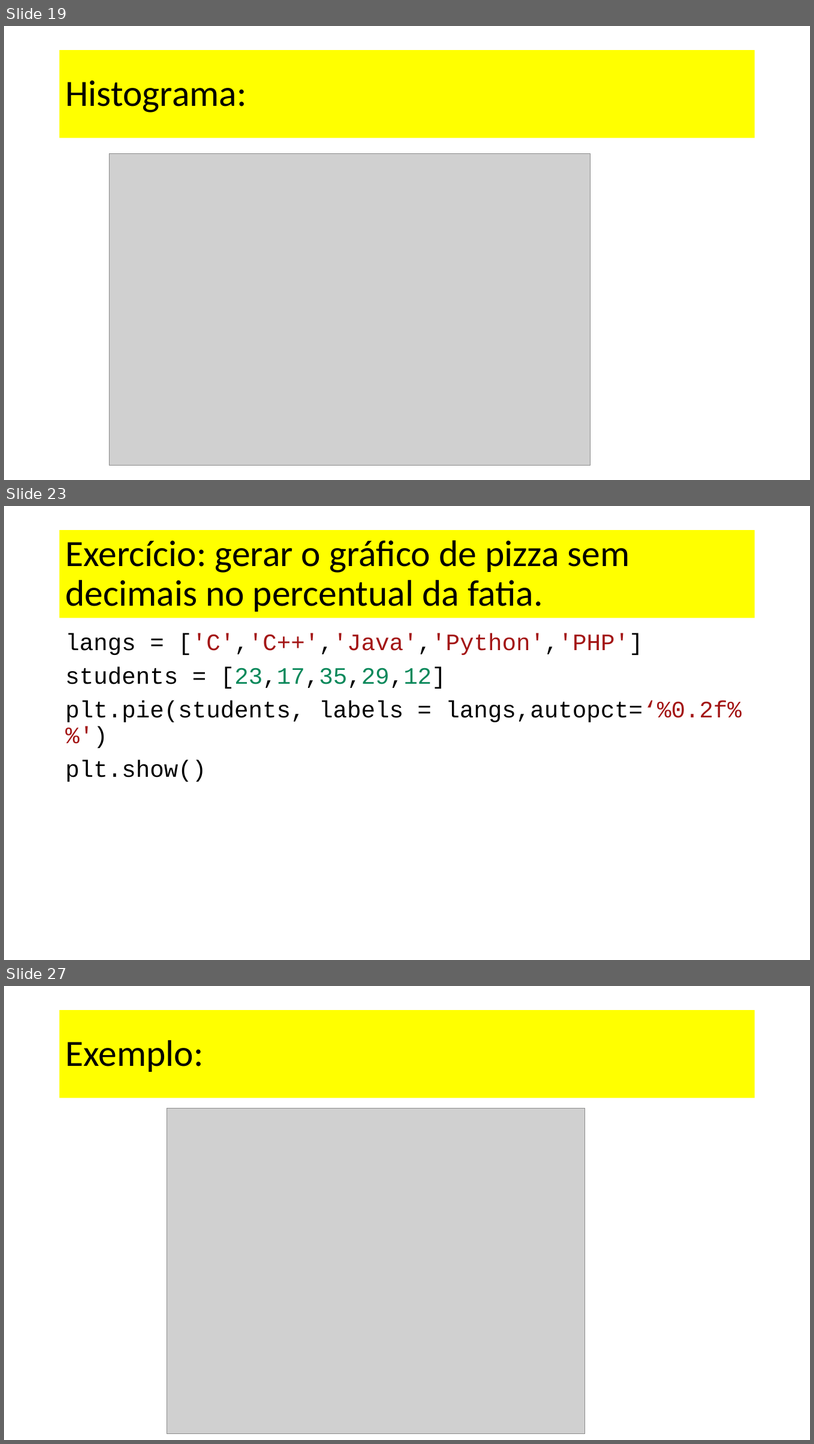
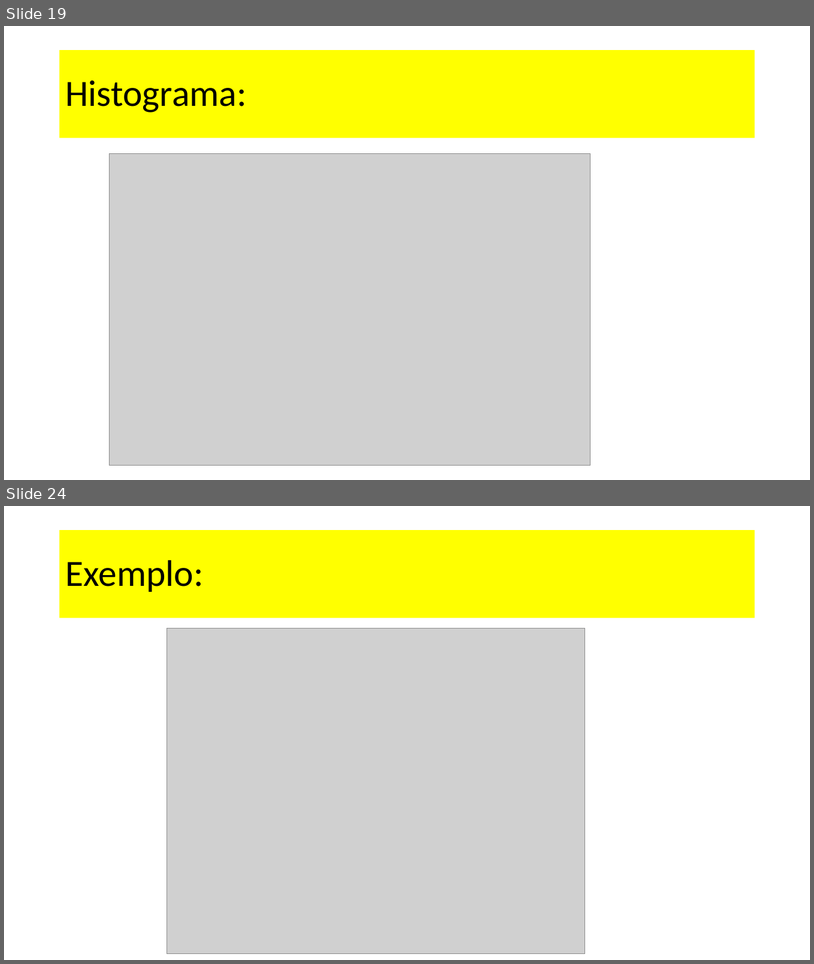
Before and after one commit to dourivaljunior/Curso-de-Python, a slide deck: curso Data Science aula matplolib.pptx. Shown one above the other, each under a label of ours: slides 19, 23 and 27 before the commit, slides 19 and 24 after it; the slides between them are not shown. The pictures are 814x1444 and 814x964 pixels, drawn with LibreOffice and Linux fonts; fonts in the diff are those of the drawing; grey boxes stand for pictures. Boxes give left, top, right and bottom in pixels: in the first picture for what was removed or moved away, otherwise in the second. Text is boxed around its words. In the diff, an @@ line names an element or a change of style, - is before the commit and + after.

```diff
--- a/curso Data Science aula matplolib.pptx
+++ b/curso Data Science aula matplolib.pptx
@@ slide 23 removed at bbox=[4, 506, 810, 960], background #FFFFFF @@
@@ title removed at bbox=[60, 530, 755, 618] @@
-Exercício: gerar o gráfico de pizza sem decimais no percentual da fatia.
@@ text removed at bbox=[65, 633, 742, 781] @@
-langs = ['C','C++','Java','Python','PHP']
-students = [23,17,35,29,12]
-plt.pie(students, labels = langs,autopct=‘%0.2f%%')
-plt.show()
@@ what was slide 27 is now slide 24 @@
```
Also in this commit, not shown: 6 slides changed, 6 slides added, 4 other slides removed.
